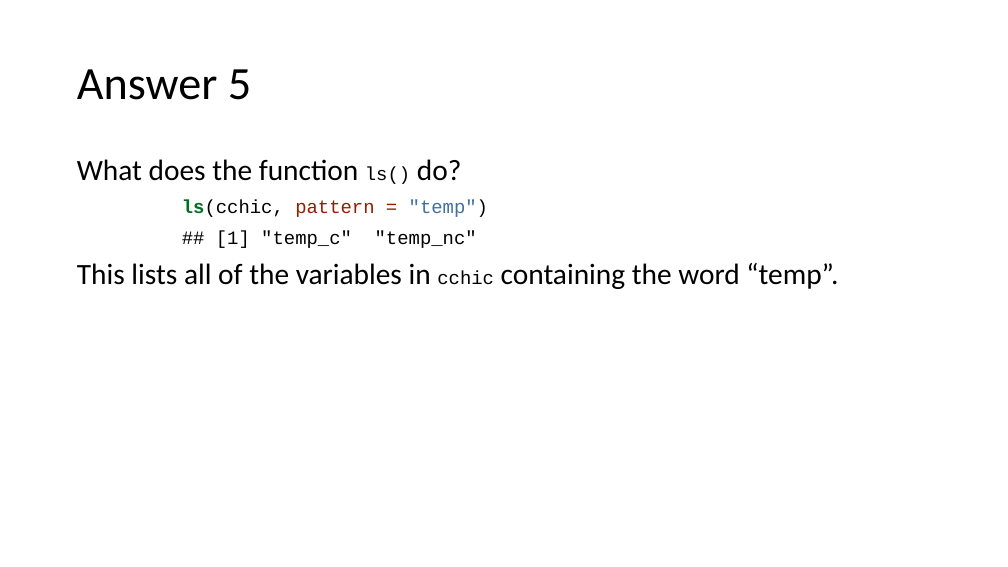
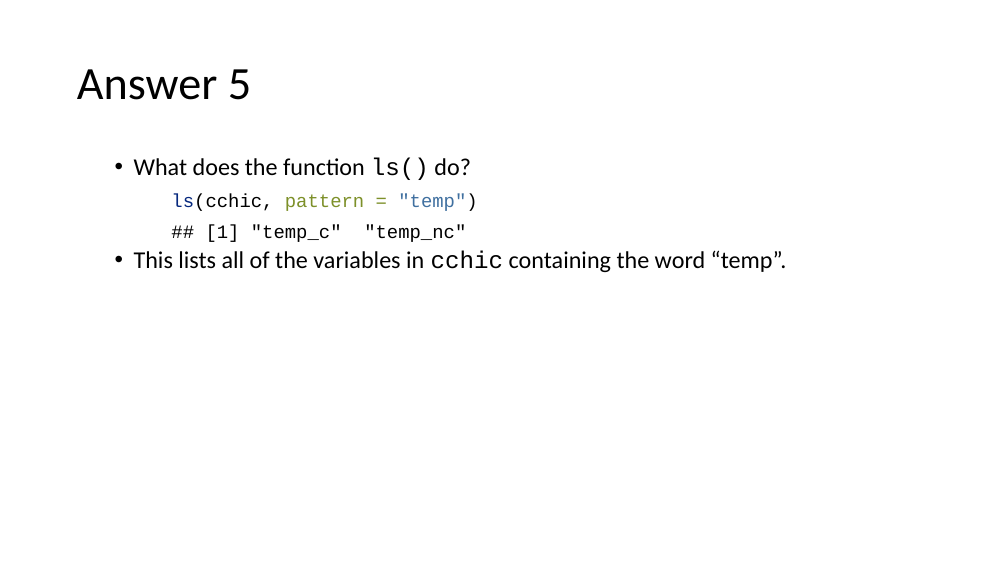
Before and after one commit to ClinicianCoders/ClinicianCoders, a slide deck: slide 36 of Workshops/Workshop3.pptx. Drawn at 1008x567 pixels with LibreOffice and Linux fonts; fonts in the diff are those of the drawing. Boxes give left, top, right and bottom in pixels: in the first picture for what was removed or moved away, otherwise in the second. Text is boxed around its words. In the diff, an @@ line names an element or a change of style, - is before the commit and + after.

Commit message:
Fix overly large code font size in recent knits
Prior to this commit, rekniting slides results in code chunk font sizes
larger than before, causing some sections to overflow off the slide.
This commit edits Images/template.pptx to restore formatting to as close
as possible the original look. This was done by editing the headings in
the Master Slide. The fix isn't perfect, notably whenever normal text is
used now with no heading at all, it is too small. As a result, I've
edited Rmd files where neccessary to ensure all normal text has bullets.
I then reknit all Rmd files with the new template and looked them over
to make sure nothing looks dodgy.

```diff
--- a/Workshops/Workshop3.pptx
+++ b/Workshops/Workshop3.pptx
@@ text "What does the function ls() ..." at <box>134,157,787,272</box>: size 28 to 23 pt in "What does the function do?", "This lists all of the variables in ..."; size 18 to 23 pt in "ls()", "cchic"; text colour #007020 to #06287E, bold off in "ls(cchic,"; text colour #902000 to #7D9029 in "pattern ="; bullet none to •; list level 1 to 2 in "What does the function ls() ..."; indent changed; list level 1 to 2 in "This lists all of the ..." @@
```
Also in this commit, not shown: 32 other slides changed, 12 other files.
